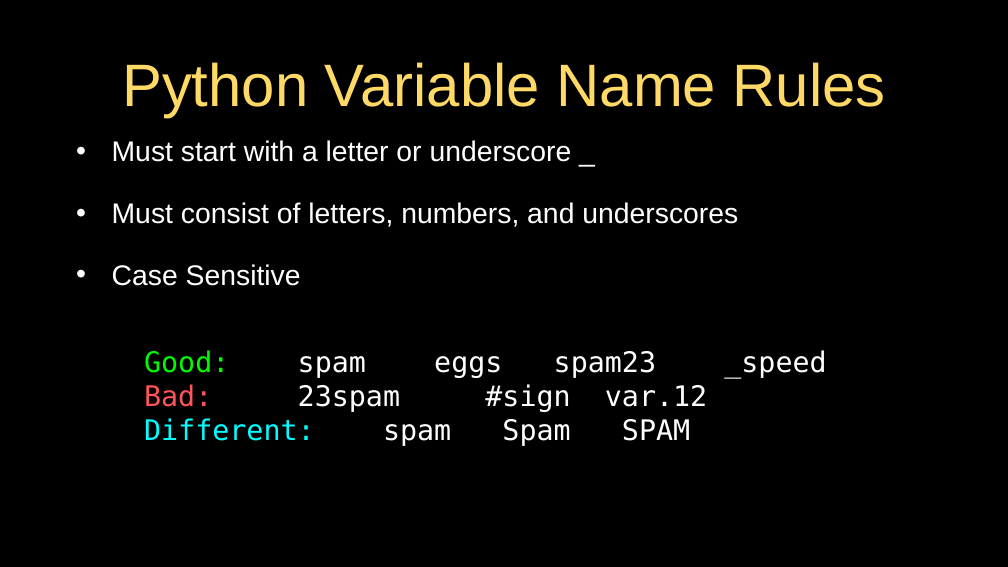
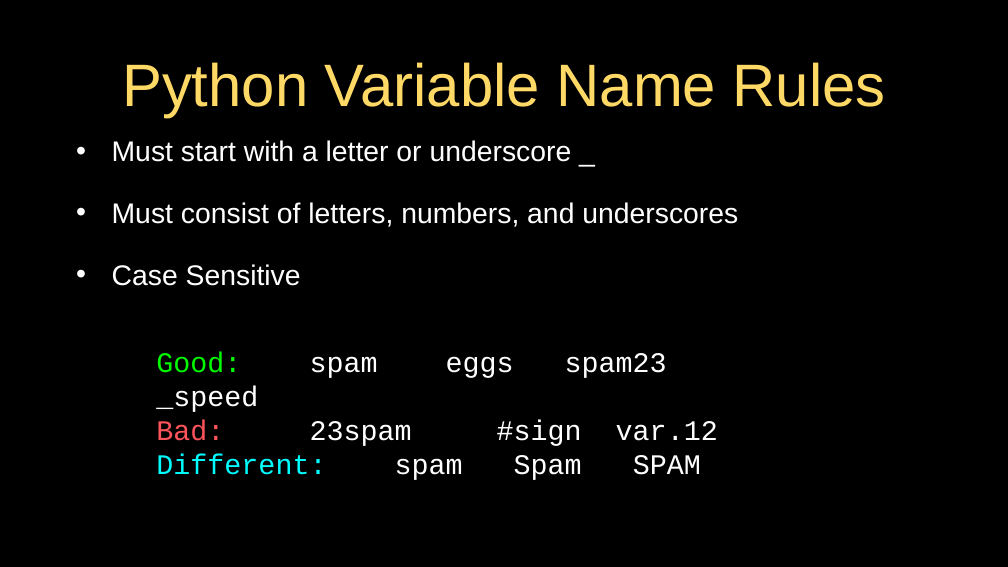
Before and after one commit to csev/py4e, a slide deck: slide 6 of lectures3/Pythonlearn-02-Expressions.pptx. Drawn at 1008x567 pixels with LibreOffice and Linux fonts; fonts in the diff are those of the drawing. Boxes give left, top, right and bottom in pixels: in the first picture for what was removed or moved away, otherwise in the second. Text is boxed around its words. In the diff, an @@ line names an element or a change of style, - is before the commit and + after.

```diff
--- a/lectures3/Pythonlearn-02-Expressions.pptx
+++ b/lectures3/Pythonlearn-02-Expressions.pptx
@@ text "Good: spam eggs spam23 _speed": place and size @@
-text "Good: spam eggs spam23 _speed" at <box>144,350,826,446</box>
+text "Good: spam eggs spam23 _speed" at <box>156,352,718,480</box>
@@ text "Good: spam eggs spam23 _speed" at <box>156,352,718,480</box>: font DejaVu Sans Mono to Courier New @@
```
Also in this commit, not shown: 29 other slides changed, 2 slides added, 1 other file.
